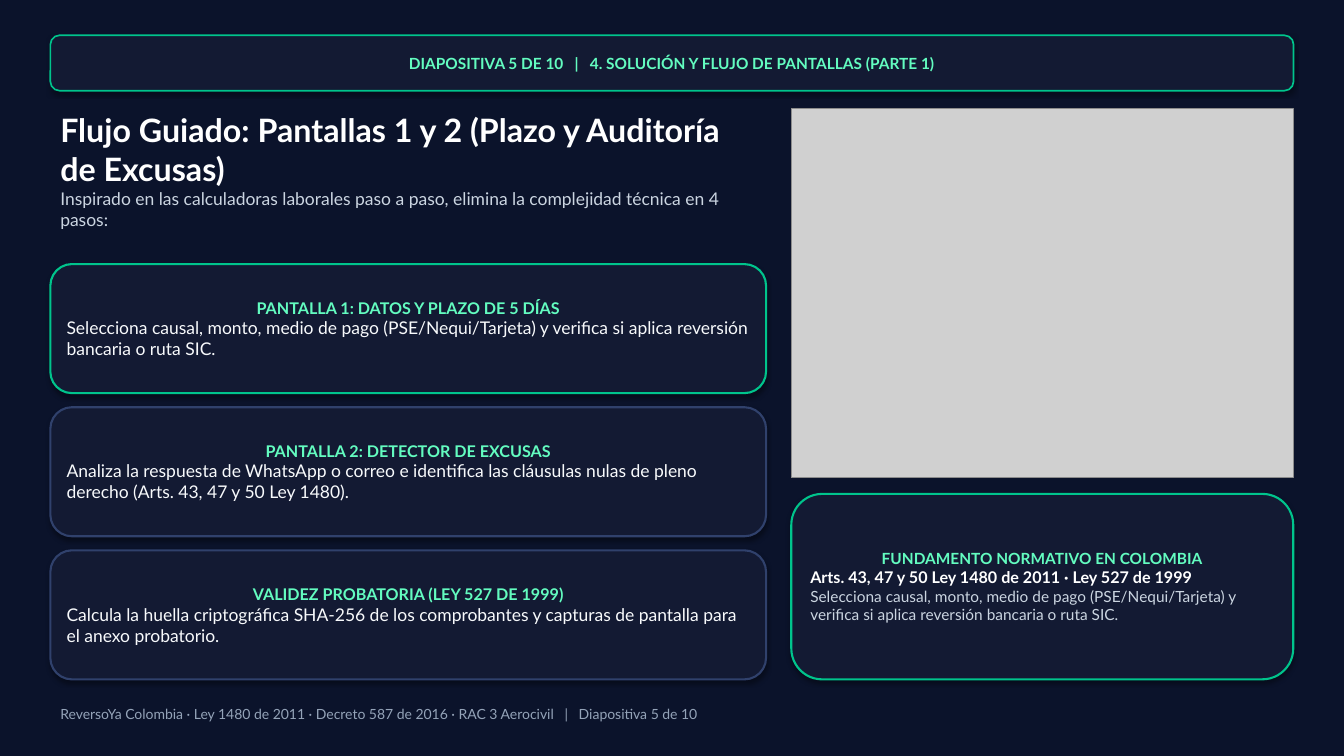
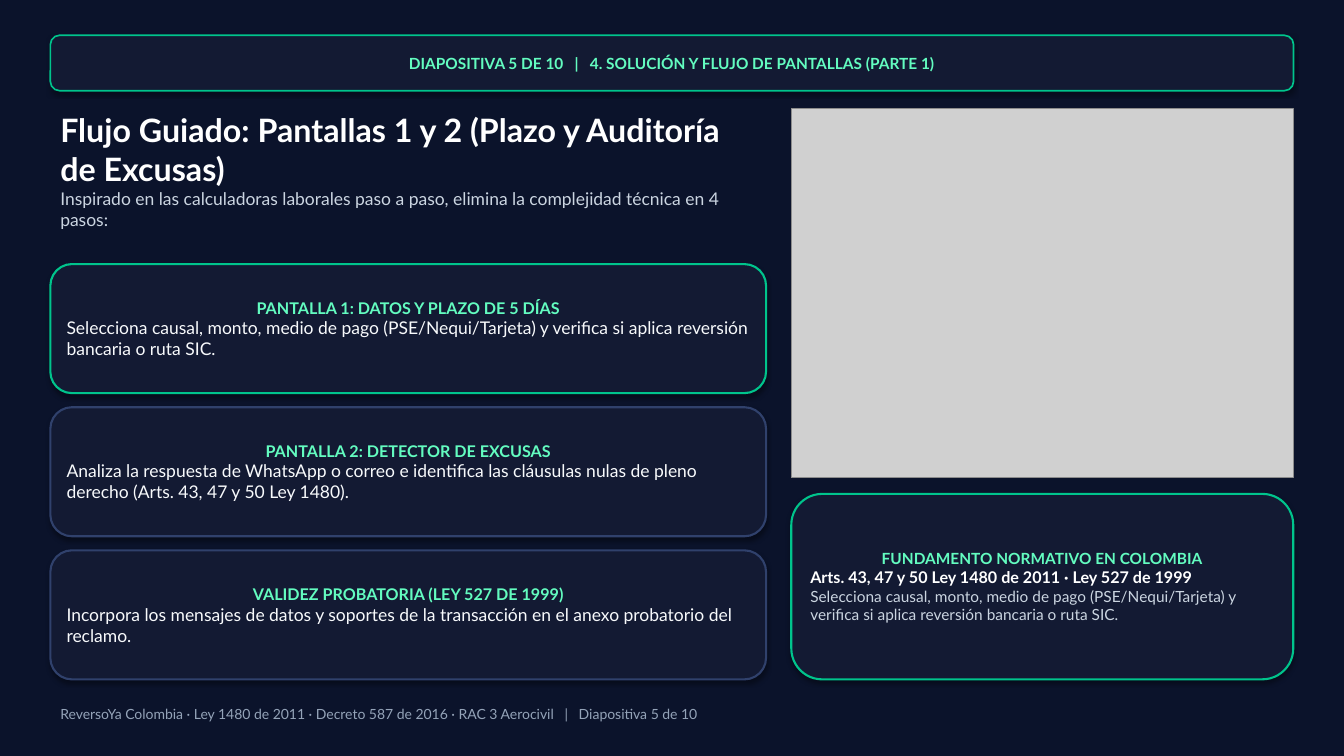
Before and after one commit to seagomezar/reversoya, a slide deck: slide 5 of ReversoYa_Presentacion_10Minutos.pptx. Drawn at 1344x756 pixels with LibreOffice and Linux fonts; fonts in the diff are those of the drawing; grey boxes stand for pictures. Boxes give left, top, right and bottom in pixels: in the first picture for what was removed or moved away, otherwise in the second. Text is boxed around its words. In the diff, an @@ line names an element or a change of style, - is before the commit and + after.

```diff
--- a/ReversoYa_Presentacion_10Minutos.pptx
+++ b/ReversoYa_Presentacion_10Minutos.pptx
@@ text in rounded rectangle at (67, 608, 732, 642): text changed @@
-Calcula la huella criptográfica SHA-256 de los comprobantes y capturas de pantalla para el anexo probatorio.
+Incorpora los mensajes de datos y soportes de la transacción en el anexo probatorio del reclamo.
```
Also in this commit, not shown: 11 other files.
